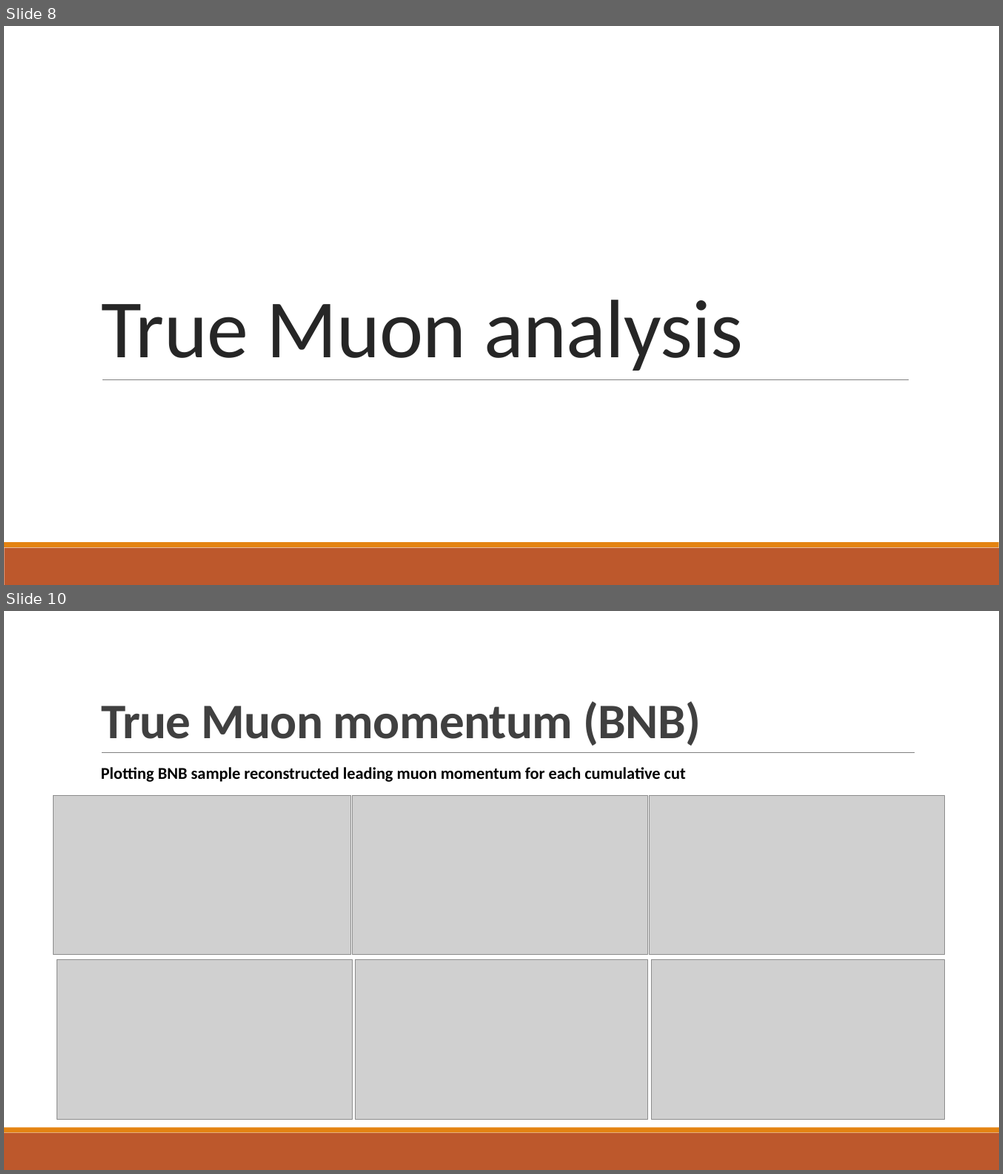
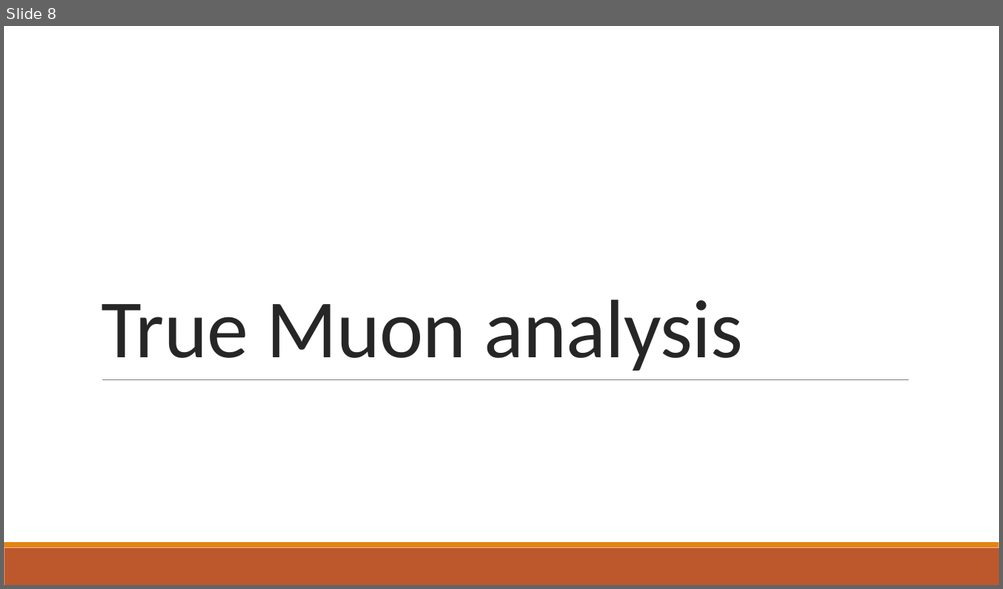
Before and after one commit to jordongalaxy-max/FYP_PYTHON_REAL, a slide deck: Update_Slides/FYP_Weekly_Update_Slides_Muon_Analysis.pptx. Shown one above the other, each under a label of ours: slides 8 and 10 before the commit, slide 8 after it; the slides between them are not shown. The pictures are 1003x1174 and 1003x589 pixels, drawn with LibreOffice and Linux fonts; fonts in the diff are those of the drawing; grey boxes stand for pictures. Boxes give left, top, right and bottom in pixels: in the first picture for what was removed or moved away, otherwise in the second. Text is boxed around its words. In the diff, an @@ line names an element or a change of style, - is before the commit and + after.

```diff
--- a/Update_Slides/FYP_Weekly_Update_Slides_Muon_Analysis.pptx
+++ b/Update_Slides/FYP_Weekly_Update_Slides_Muon_Analysis.pptx
@@ slide 10 removed at (4, 611, 999, 1170), background #FFFFFF; not listed: 2 template elements that a slide beside it also shows @@
@@ title removed at (101, 701, 700, 746) @@
-True Muon momentum (BNB)
@@ line removed from (102, 753) to (915, 753) @@
@@ text removed at (101, 767, 686, 782) @@
-Plotting BNB sample reconstructed leading muon momentum for each cumulative cut
@@ picture removed at (54, 795, 351, 955) @@
@@ picture removed at (353, 795, 648, 955) @@
@@ picture removed at (649, 795, 944, 955) @@
@@ picture removed at (57, 960, 353, 1120) @@
@@ picture removed at (355, 960, 647, 1120) @@
@@ picture removed at (652, 960, 944, 1120) @@
```
Also in this commit, not shown: 2 slides changed, 7 slides added, 5 other slides removed, 4 other files.
